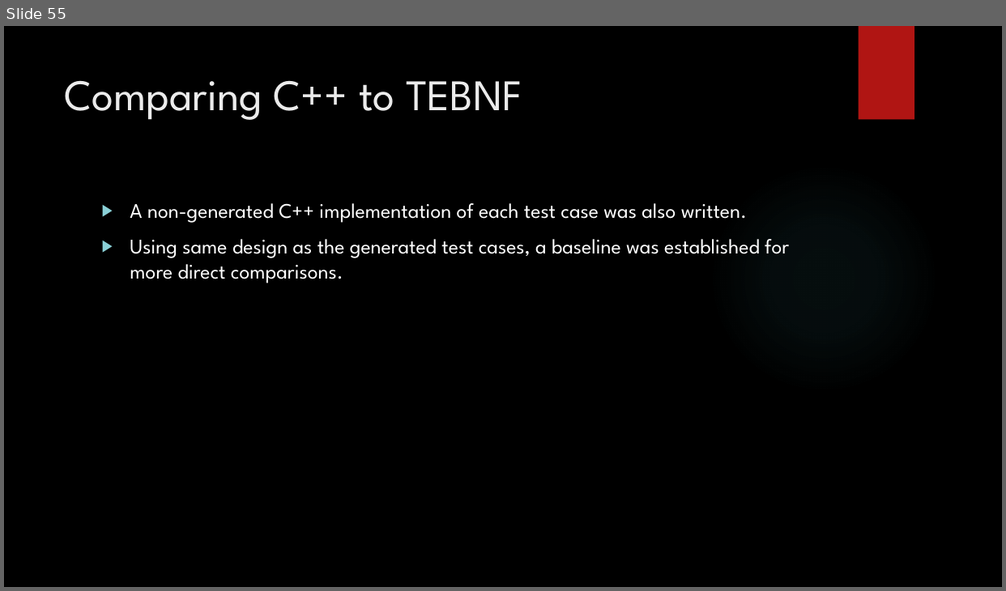
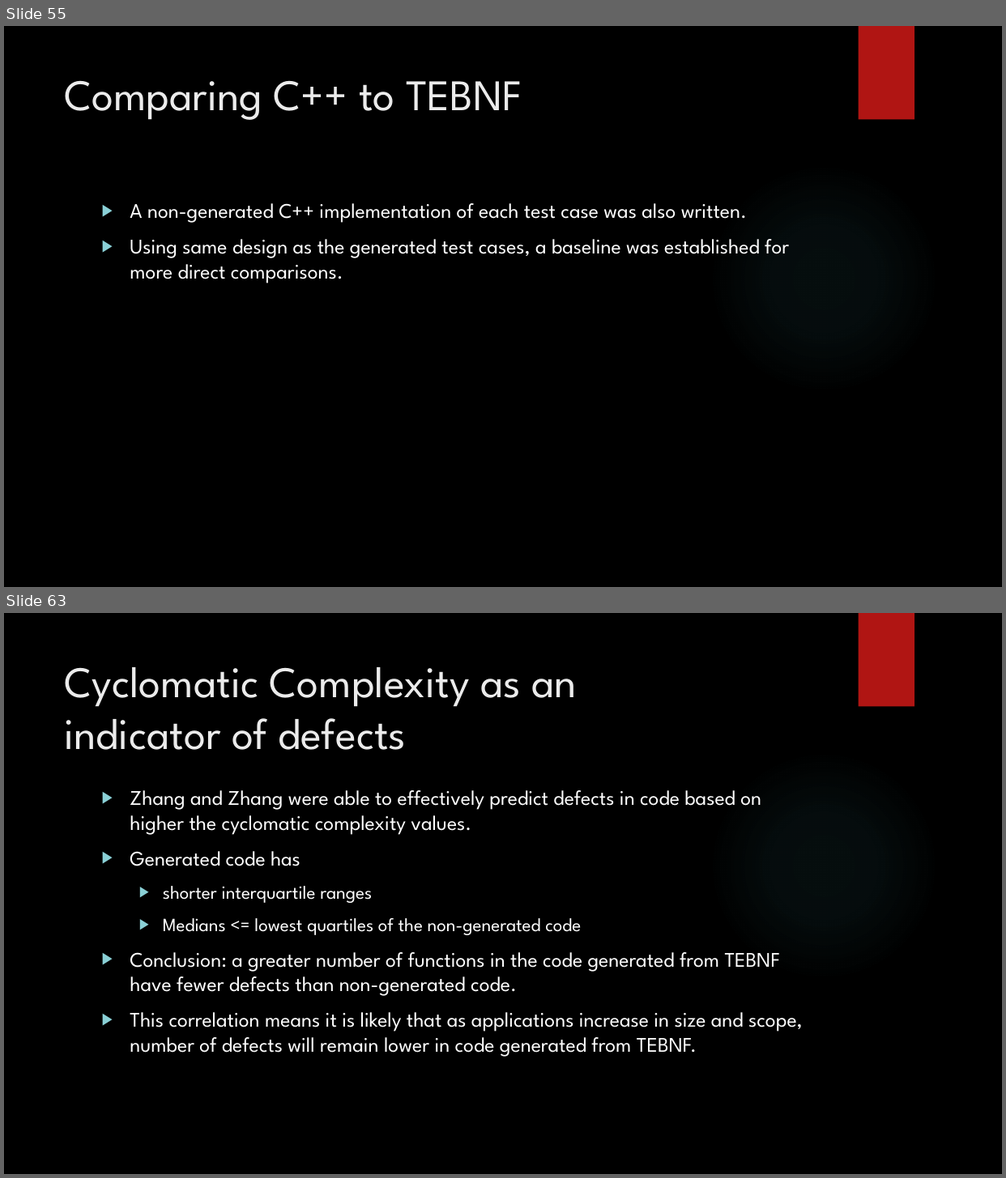
Before and after one commit to JasonGYoung/ProjectReport, a slide deck: DefensePresentation.pptx. Shown one above the other, each under a label of ours: slide 55 before the commit, slides 55 and 63 after it; the slides between them are not shown. The pictures are 1006x591 and 1006x1178 pixels, drawn with LibreOffice and Linux fonts; fonts in the diff are those of the drawing; background and template pictures are left out. Boxes give left, top, right and bottom in pixels: in the first picture for what was removed or moved away, otherwise in the second. Text is boxed around its words. In the diff, an @@ line names an element or a change of style, - is before the commit and + after.

```diff
--- a/DefensePresentation.pptx
+++ b/DefensePresentation.pptx
@@ slide 63 added at (x1=4, y1=613, x2=1002, y2=1174), background picture (left out); not listed: 2 template elements that a slide beside it also shows @@
@@ title added at (x1=65, y1=667, x2=577, y2=750), 42 pt, text #EBEBEB @@
+Cyclomatic Complexity as an
+indicator of defects
@@ text added at (x1=130, y1=790, x2=803, y2=1057), 20 pt, text #FFFFFF @@
+▶ Zhang and Zhang were able to effectively predict defects in code based on higher the cyclomatic complexity values.
+▶ Generated code has
+  ▶ shorter interquartile ranges
+  ▶ Medians <= lowest quartiles of the non-generated code
+▶ Conclusion: a greater number of functions in the code generated from TEBNF have fewer defects than non-generated code.
+▶ This correlation means it is likely that as applications increase in size and scope, number of defects will remain lower in code generated from TEBNF.
```
Also in this commit, not shown: 3 slides changed, 6 other slides added.
